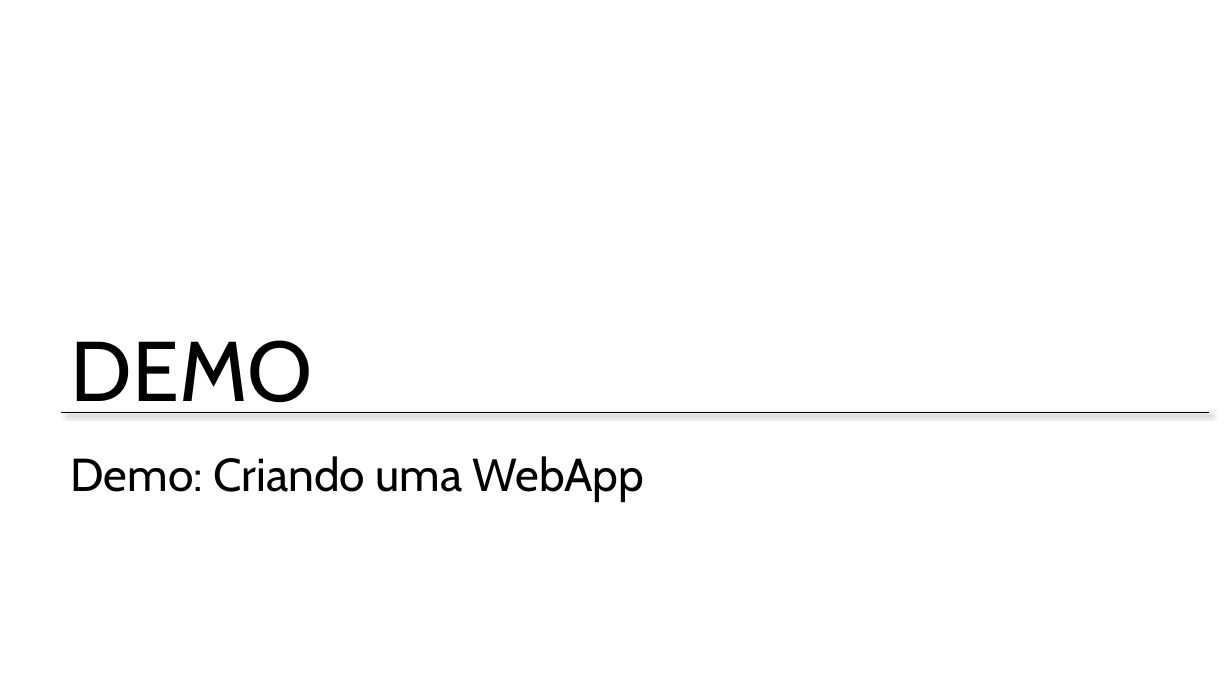
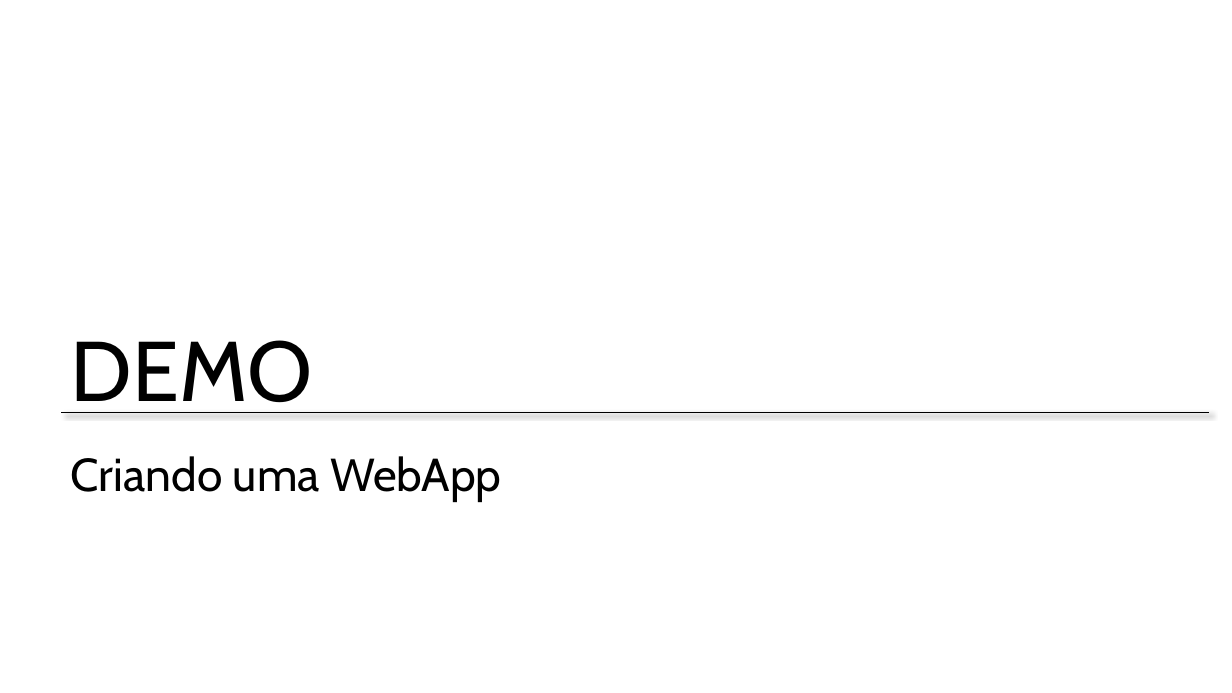
Before and after one commit to Evilazaro/MCSDAzureTraining, a slide deck: slide 15 of Implement and Design Websites/Implement and Design WebSites.pptx. Drawn at 1232x693 pixels with LibreOffice and Linux fonts; fonts in the diff are those of the drawing. Boxes give left, top, right and bottom in pixels: in the first picture for what was removed or moved away, otherwise in the second. Text is boxed around its words. In the diff, an @@ line names an element or a change of style, - is before the commit and + after.

```diff
--- a/Implement and Design Websites/Implement and Design WebSites.pptx
+++ b/Implement and Design Websites/Implement and Design WebSites.pptx
@@ title at [71,456,502,502]: text changed @@
-Demo: Criando uma WebApp
+Criando uma WebApp
```
Also in this commit, not shown: 34 other slides changed, 2 slides added.
